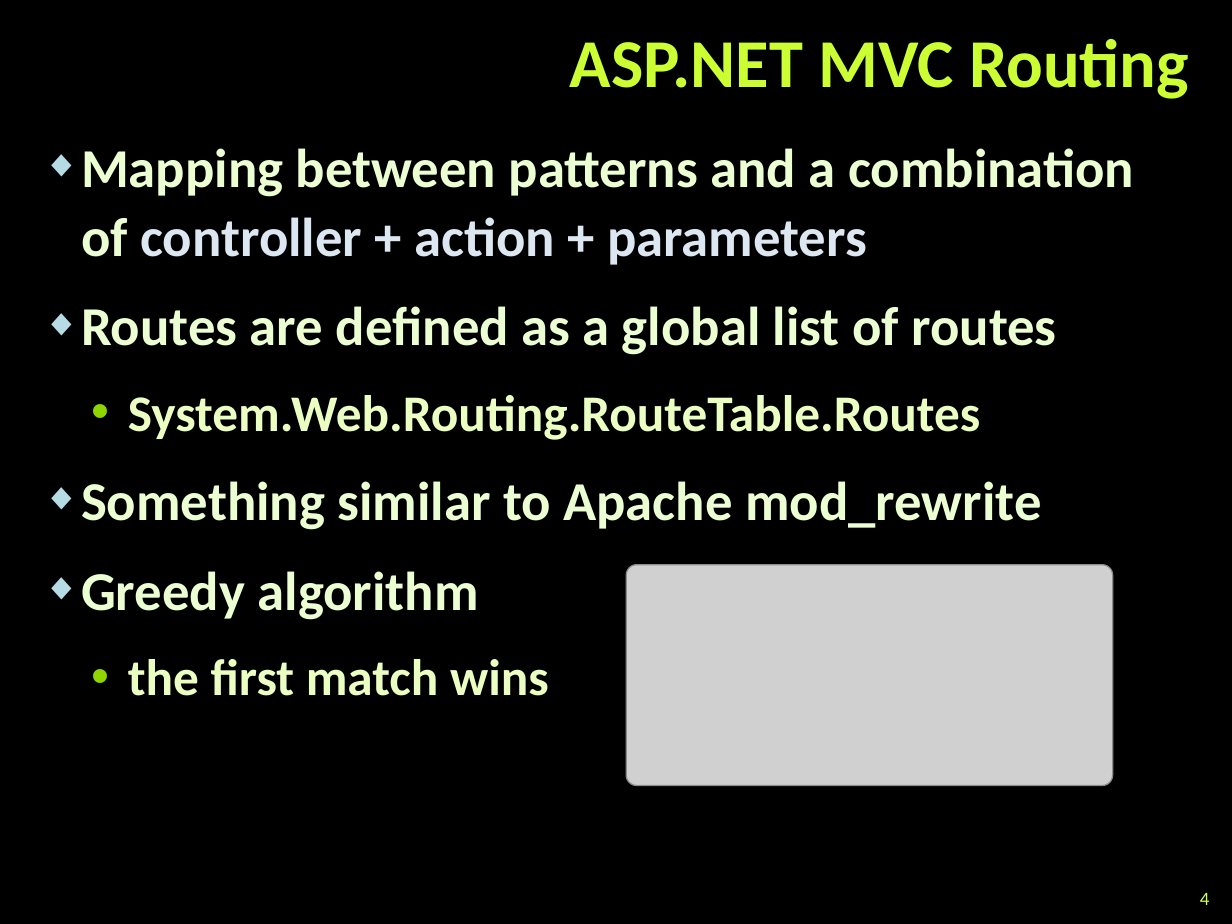
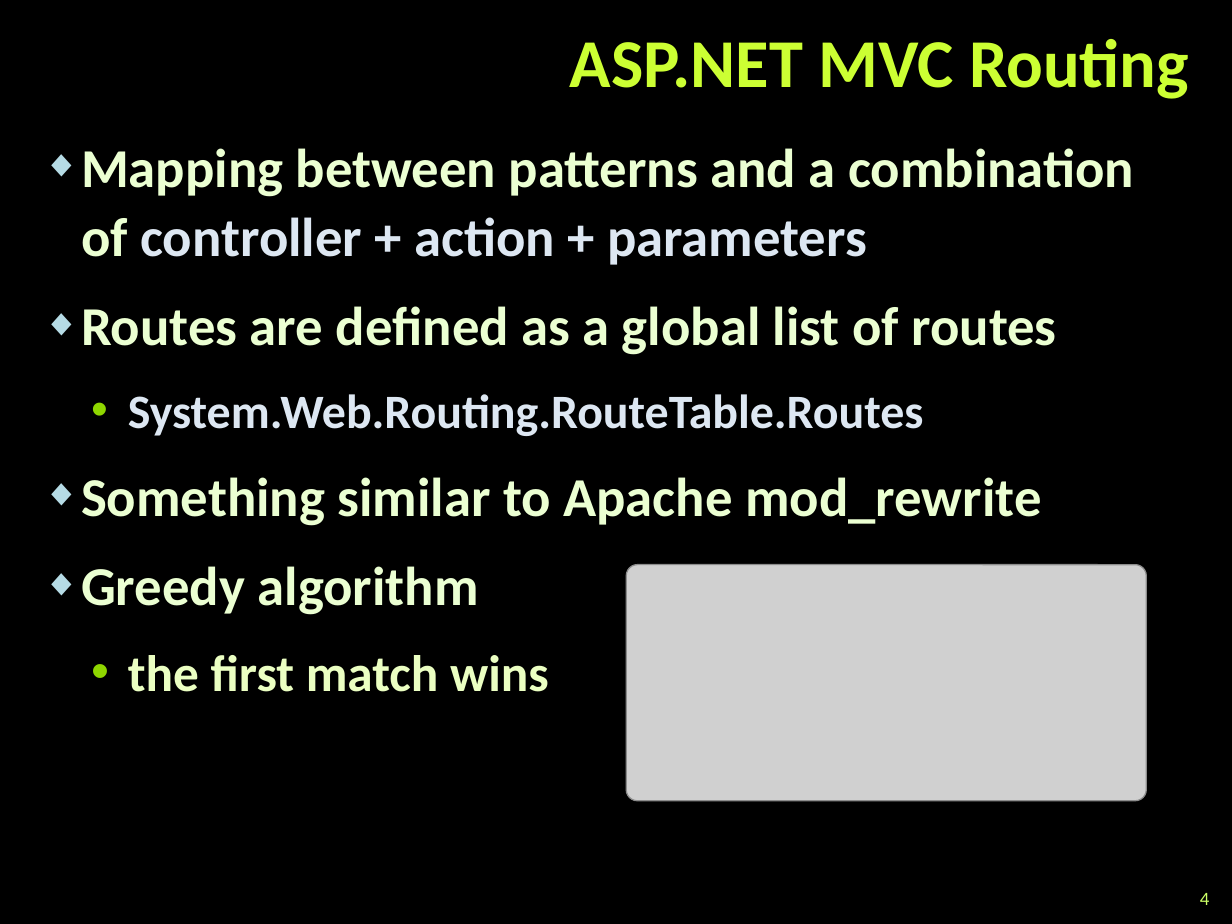
Before and after one commit to TelerikAcademy/ASP.NET-MVC, a slide deck: slide 4 of 02. ASP.NET-MVC-Essentials/ASP.NET MVC Essentials.pptx. Drawn at 1232x924 pixels with LibreOffice and Linux fonts; fonts in the diff are those of the drawing; grey boxes stand for pictures; background and template pictures are left out. Boxes give left, top, right and bottom in pixels: in the first picture for what was removed or moved away, otherwise in the second. Text is boxed around its words. In the diff, an @@ line names an element or a change of style, - is before the commit and + after.

```diff
--- a/02. ASP.NET-MVC-Essentials/ASP.NET MVC Essentials.pptx
+++ b/02. ASP.NET-MVC-Essentials/ASP.NET MVC Essentials.pptx
@@ text at box(128, 394, 924, 436): size 30 to 28 pt, text colour #EBFFC2 to #DDE7F2 in "System.Web.Routing.RouteTable.Routes" @@
@@ picture: place and size @@
-picture at box(626, 564, 1112, 785)
+picture at box(626, 564, 1146, 801)
```
Also in this commit, not shown: 6 other slides changed.
